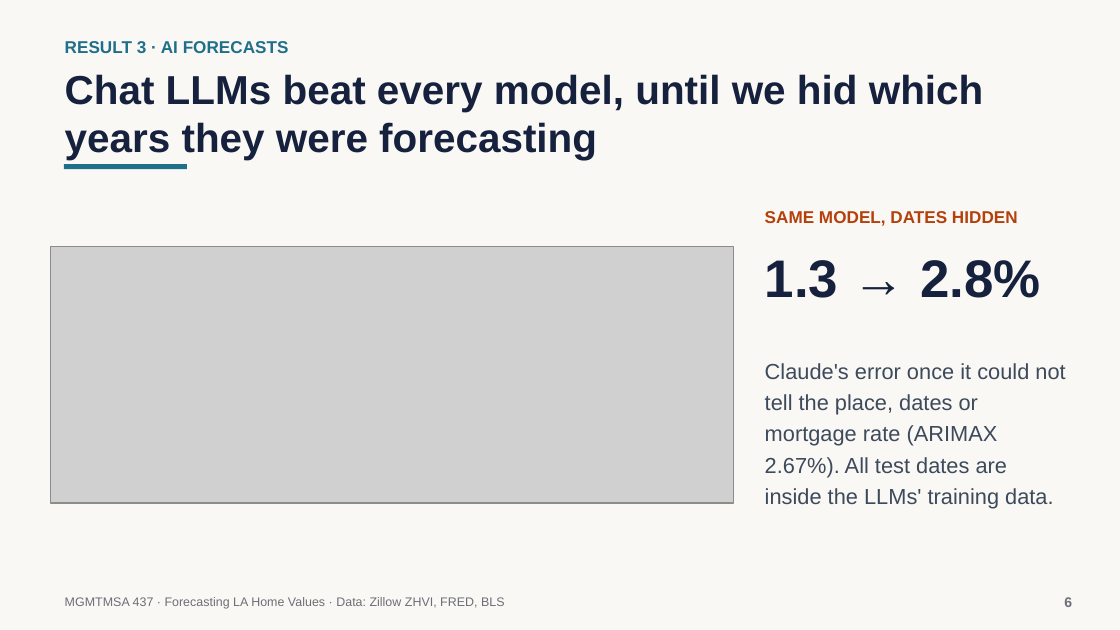
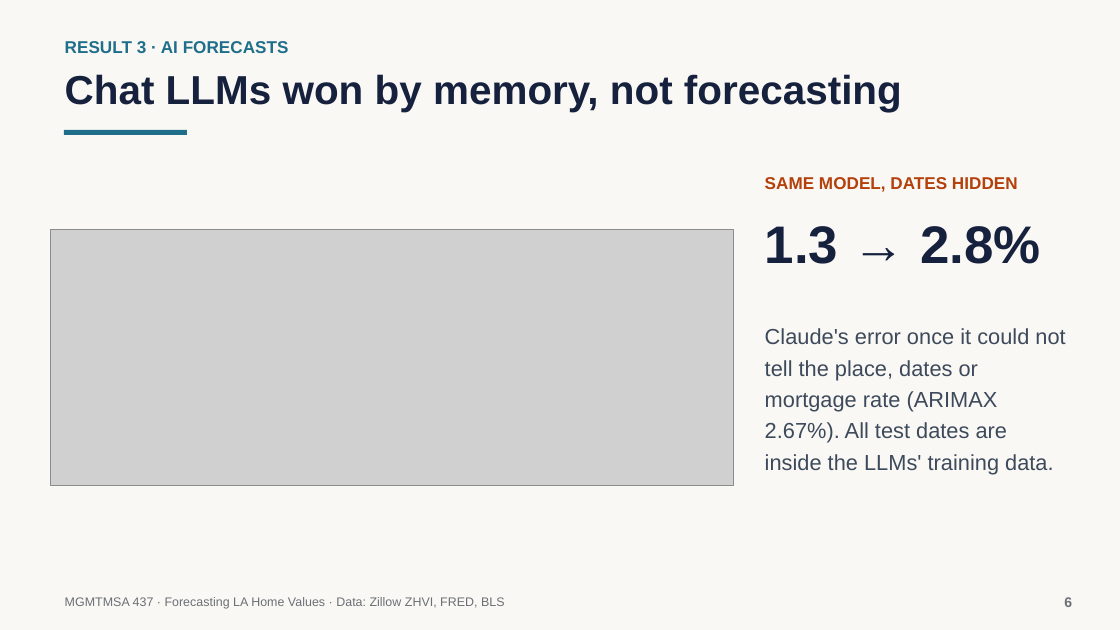
Before and after one commit to neiltd/la-housing-forecast, a slide deck: slide 6 of slides/LA_home_values_slides.pptx. Drawn at 1120x630 pixels with LibreOffice and Linux fonts; fonts in the diff are those of the drawing; grey boxes stand for pictures. Boxes give left, top, right and bottom in pixels: in the first picture for what was removed or moved away, otherwise in the second. Text is boxed around its words. In the diff, an @@ line names an element or a change of style, - is before the commit and + after.

```diff
--- a/slides/LA_home_values_slides.pptx
+++ b/slides/LA_home_values_slides.pptx
@@ text at <box>65,74,902,111</box>: text changed @@
-Chat LLMs beat every model, until we hid which years they were forecasting
+Chat LLMs won by memory, not forecasting
@@ 3 texts, 1 rectangle: place and size @@
-3 texts, 1 rectangle at <box>64,165,1065,509</box>
+3 texts, 1 rectangle at <box>64,130,1065,474</box>
@@ picture: place and size @@
-picture at <box>50,246,734,503</box>
+picture at <box>50,230,734,486</box>
```
Also in this commit, not shown: 4 other slides changed, 1 slide added, 1 slide removed, 3 other files.
